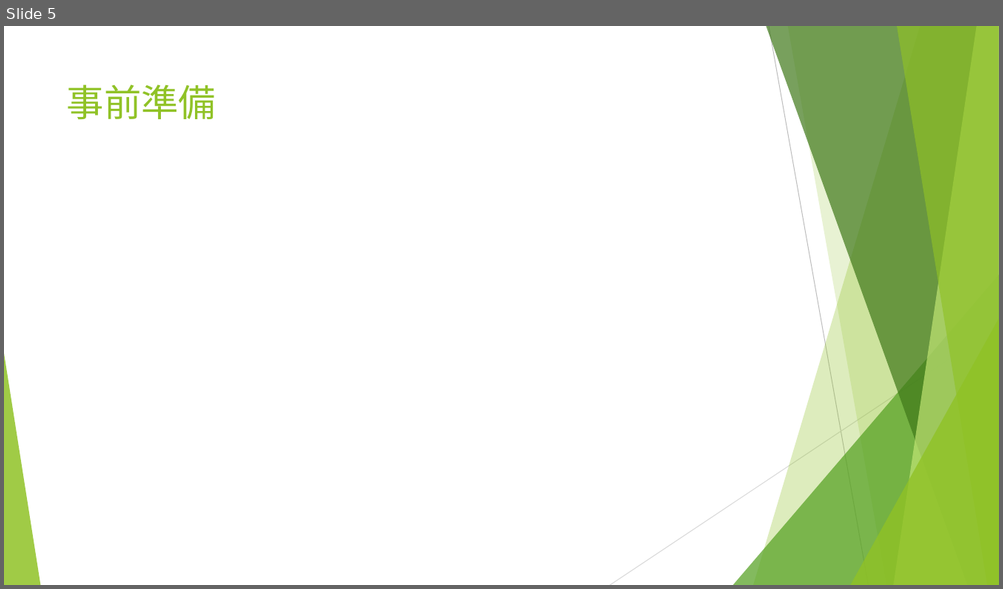
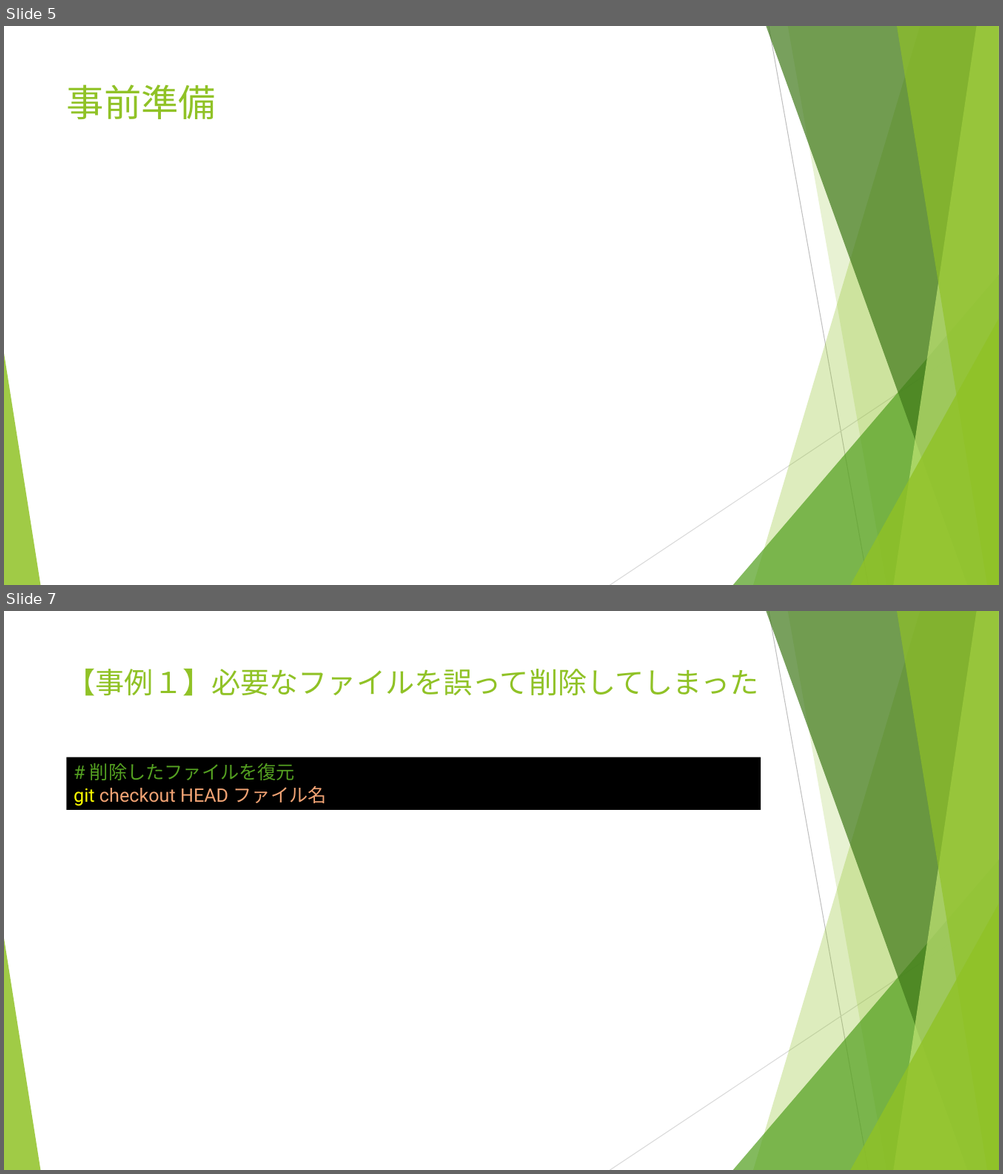
Before and after one commit to yusuke8655/git-trouble-shooting, a slide deck: Gitトラブルシューティング.pptx. Shown one above the other, each under a label of ours: slide 5 before the commit, slides 5 and 7 after it; the slides between them are not shown. The pictures are 1003x589 and 1003x1174 pixels, drawn with LibreOffice and Linux fonts; fonts in the diff are those of the drawing. Boxes give left, top, right and bottom in pixels: in the first picture for what was removed or moved away, otherwise in the second. Text is boxed around its words. In the diff, an @@ line names an element or a change of style, - is before the commit and + after.

Commit message:
事例４まで作成

```diff
--- a/Gitトラブルシューティング.pptx
+++ b/Gitトラブルシューティング.pptx
@@ slide 7 added at <box>4,611,999,1170</box>, background #FFFFFF; not listed: 10 template elements that a slide beside it also shows @@
@@ title added at <box>67,669,759,696</box>, 28 pt, text #90C226 @@
+【事例１】必要なファイルを誤って削除してしまった
@@ rectangle added at <box>67,758,761,810</box>, fill #000000, 18 pt, text #F1A374 @@
+# 削除したファイルを復元
+git checkout HEAD ファイル名
```
Also in this commit, not shown: 7 slides changed, 5 other slides added.
